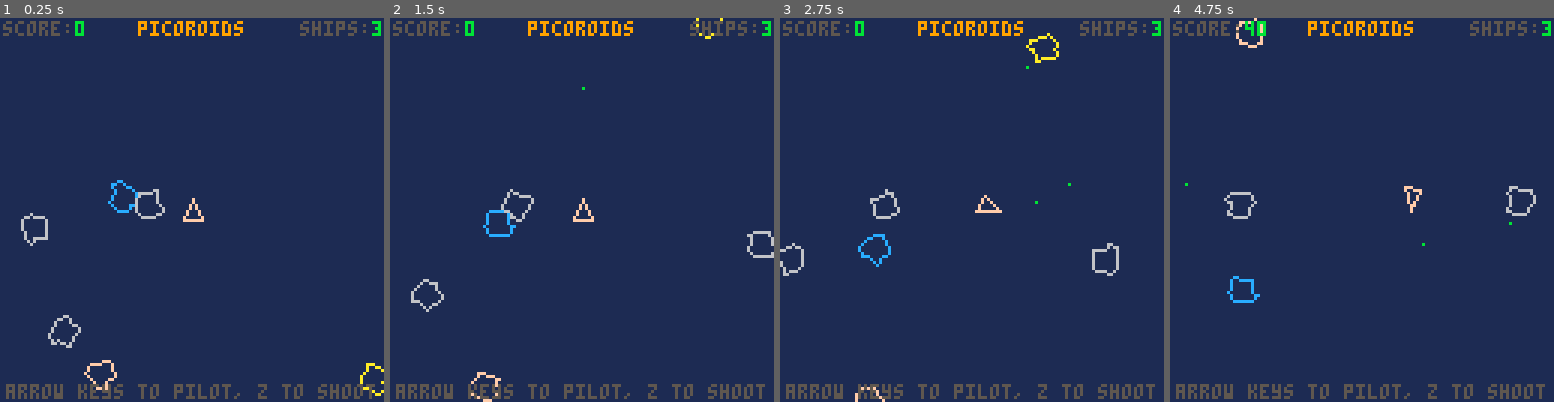
Above: before the commit, frames 1-4 (left to right).
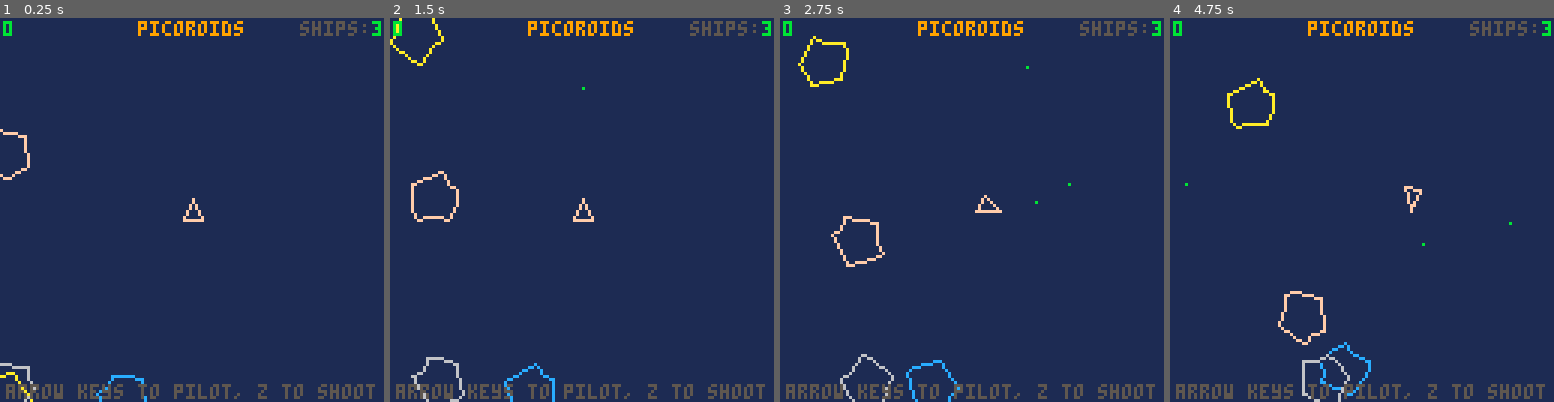
Above: after the commit, the same moments.

Repository: joltcountry/pico-8
Game: PICO-8 cartridge picoroids.p8
The game is run twice, just before and just after one commit, with the same random seed, the same clock (stepped at 60 frames per second) and the same inputs.
Inputs:
- Up to frame 1 (0.25 s): no input
- Up to frame 2 (1.5 s): tap O (Z key) at 0.7 s
- Up to frame 3 (2.75 s): hold Right 1.6-2.1 s; tap O (Z key) at 1.7, 2.1, 2.5 s; hold Up 2.15-2.42 s; hold Right from 2.47 s (still down)
- Up to frame 4 (4.75 s): tap O (Z key) every 0.4 s from 2.9 to 4.5 s; release Right at 3.03 s; hold Left 3.08-3.58 s; hold Right 4.02-4.68 s; hold Up from 4.73 s (still down)

The runs differ from the first frame. In frame 1, 1.8% of the frame differs, in the area x 0-100%, y 0-100%; in frame 2, 2.1%; in frame 3, 2.3%, in the area x 0-89%, y 0-100%; in frame 4, 2.2%.

Commit message:
It's a game!

Diff:
--- a/picoroids.p8
+++ b/picoroids.p8
@@ -4,21 +4,18 @@
 function _init()
 
  score = 0
- shipcount = 3
+ mans = 3
  friction = .98
- numroids = 6
+ level = 1
+ numroids = 4
  shottime = 40
-
- ship = {}
- ship.dir=270
- ship.x=64.5
- ship.y=64.5
- ship.xvel=0
- ship.yvel=0
- ship.turnspeed=5
- ship.thrustdiv=20
-
- init_roids(6)
+ dead = false
+ game_over = false
+ splosions = {}
+ levelwait = 0
+
+ init_roids()
+ init_ship()
 
  shots = {
   {
@@ -48,60 +45,115 @@
   end
  end
 
- drawvec(ship.x, ship.y, ship.dir,
-  shipvec, 15)
- if btn(2) then
-  sfx(0)
-  drawvec(ship.x, ship.y, ship.dir,
-  thrustvec, 10)
-  drawvec(ship.x, ship.y, ship.dir,
-  thrustvec2, 8)
- end
- print("score:", 1, 1, 5);
- print(score, 25, 1, 11)
+ if (not dead) then
+	 drawvec(ship.x, ship.y, ship.dir,
+	  shipvec, ship.clr)
+	 if btn(2) then
+	  sfx(0)
+	  drawvec(ship.x, ship.y, ship.dir,
+	  thrustvec, 10)
+	  drawvec(ship.x, ship.y, ship.dir,
+	  thrustvec2, 8)
+	 end
+
+ end
+
+ if (game_over) then
+  print ("game over", 45, 62, rnd(16))
+ end
+
+ foreach(splosions, draw_splosion)
+
+ print(score, 1, 1, 11)
  print("ships:", 100, 1, 5);
- print(shipcount, 124, 1, 11)
+ print(mans, 124, 1, 11)
  print("picoroids", 46, 1, 9)
  print("arrow keys to pilot, z to shoot", 2, 122, 5)
-end
+
+end
+
+function draw_splosion(s)
+ for i=1,#(s.particles) do
+  pset(
+   s.x + (cos(s.particles[i].dir/360) * s.particles[i].speed * s.time * s.mag),
+   s.y - (sin(s.particles[i].dir/360) * s.particles[i].speed * s.time * s.mag),
+   s.time < (s.maxtime / 2) and s.clr or rnd(16)
+  )
+ end
+ s.time += 1
+ if (s.time == s.maxtime) del(splosions, s)
+end
+
 
 function _update()
- if btn(2) then
-  ship.xvel+=cos(ship.dir/360)/ship.thrustdiv
-  ship.yvel-=sin(ship.dir/360)/ship.thrustdiv
- else
-  ship.xvel *= friction
-  ship.yvel *= friction
- end
- if btn(1) then
-  ship.dir = (ship.dir + ship.turnspeed)%360
- end
- if btn(0) then
-  ship.dir = (ship.dir - ship.turnspeed)%360
- end
-
- if btnp(4) then
-  for i=1,4 do
-   if shots[i].time == 0 then
-    sfx(1) -- shoot
-    shots[i].time = shottime
-    shots[i].x = ship.x + (cos(ship.dir/360)*5)
-    shots[i].y = ship.y - (sin(ship.dir/360)*5)
-    shots[i].xvel = (
-     ship.xvel +
-     cos(ship.dir/360)*1.5
-    )
-    shots[i].yvel = (
-     ship.yvel -
-     sin(ship.dir/360)*1.5
-    )
-    break
+
+ if (levelwait > 0) then
+  levelwait -= 1
+  if (levelwait == 0) init_roids()
+ end
+
+ foreach(roids, move)
+
+ if (not game_over and dead) then
+  if (deadwait > 0) then
+   deadwait -= 1
+  else
+   if is_safe() then
+    dead = false
+    init_ship()
    end
   end
  end
 
- move(ship)
- foreach(roids, move)
+ if (not dead) then
+	 if btn(2) then
+	  ship.xvel+=cos(ship.dir/360)/ship.thrustdiv
+	  ship.yvel-=sin(ship.dir/360)/ship.thrustdiv
+	 else
+	  ship.xvel *= friction
+	  ship.yvel *= friction
+	 end
+	 if btn(1) then
+	  ship.dir = (ship.dir + ship.turnspeed)%360
+	 end
+	 if btn(0) then
+	  ship.dir = (ship.dir - ship.turnspeed)%360
+	 end
+
+	 if btnp(4) then
+	  for i=1,4 do
+	   if shots[i].time == 0 then
+	    sfx(1) -- shoot
+	    shots[i].time = shottime
+	    shots[i].x = ship.x + (cos(ship.dir/360)*5)
+	    shots[i].y = ship.y - (sin(ship.dir/360)*5)
+	    shots[i].xvel = (
+	     ship.xvel +
+	     cos(ship.dir/360)*1.5
+	    )
+	    shots[i].yvel = (
+	     ship.yvel -
+	     sin(ship.dir/360)*1.5
+	    )
+	    break
+	   end
+	  end
+	 end
+
+	 move(ship)
+  dead = roidcollision(ship, roids)
+	 if (dead) then
+   add_splosion(ship.x, ship.y, 200, 1, ship.clr, 120)
+   sfx(2)
+	  mans -= 1
+	  if mans == 0 then
+		  game_over = true
+		 end
+		 deadwait=150
+	 end
+
+ end
+
  foreach(roids, spin)
 
  for i = 1,4 do
@@ -111,23 +163,88 @@
 
  foreach(shots, countdown)
 
+end
+
+function is_safe()
+ for i=1,#roids do
+  if (
+   78 > roids[i].x-roids[i].w and
+   50 < roids[i].x+roids[i].w and
+   78 > roids[i].y-roids[i].w and
+   50 < roids[i].y+roids[i].w
+  ) then
+   return false
+  end
+ end
+ return true
+end
+
+function roidcollision(o, t)
+ for i=1,#t do
+  if (
+   o.x + o.w > t[i].x-t[i].w and
+   o.x - o.w < t[i].x+t[i].w and
+   o.y + o.w > t[i].y-t[i].w and
+   o.y - o.w < t[i].y+t[i].w
+  ) then
+   kill_roid(t[i])
+   return true
+  end
+ end
+ return false
 end
 
 function shotcollision(shot, targets)
  for i=1,#targets do
   if (
    shot.time>0 and
-   shot.x > targets[i].x-targets[i].width and
-   shot.x < targets[i].x+targets[i].width and
-   shot.y > targets[i].y-targets[i].width and
-   shot.y < targets[i].y+targets[i].width
+   shot.x > targets[i].x-targets[i].w and
+   shot.x < targets[i].x+targets[i].w and
+   shot.y > targets[i].y-targets[i].w and
+   shot.y < targets[i].y+targets[i].w
   ) then
-   score += targets[i].score
    shot.time=0
-   del(targets, targets[i])
+   kill_roid(targets[i])
   end
  end
- if (#targets==0) init_roids(flr(rnd(10))+2)
+ if (#targets==0) then
+  if (levelwait == 0) then
+	  level += 1
+	  levelwait = 90
+	 end
+ end
+end
+
+function kill_roid(roid)
+ score += roid.score
+ add_splosion(roid.x, roid.y, 30, 1, roid.clr, 30)
+ sfx(2)
+ del(roids, roid)
+ if (roid.size > 1) then
+  add_roid(roid.size-1, roid.x, roid.y)
+  add_roid(roid.size-1, roid.x, roid.y)
+ end
+
+end
+
+function add_splosion(x, y, particles, mag, clr, maxtime)
+ splosion={}
+ splosion.x=x
+ splosion.y=y
+ splosion.time=5
+ splosion.mag=mag
+ splosion.clr=clr
+ splosion.maxtime=maxtime
+
+ splosion.particles={}
+
+ for i=1,particles do
+  particle={}
+  particle.dir=rnd(360)
+  particle.speed=rnd(1)
+  add(splosion.particles,particle)
+ end
+ add(splosions, splosion)
 end
 
 function countdown(obj)
@@ -172,7 +289,7 @@
  {0, 4}
 }
 
-roidvec = {
+medroidvec = {
  {0, 5},
  {30, 4},
  {70, 5},
@@ -187,6 +304,31 @@
  {0, 5}
 }
 
+smallroidvec = {
+ {30, 3},
+ {110, 2},
+ {140, 2},
+ {200, 2},
+ {240, 2},
+ {300, 3},
+ {320, 3},
+ {30, 3}
+}
+
+bigroidvec = {
+ {30, 8},
+ {110, 9},
+ {140, 7},
+ {160, 9},
+ {190, 8},
+ {230, 9},
+ {250, 7},
+ {280, 7},
+ {300, 9},
+ {320, 8},
+ {30, 8}
+}
+
 thrustvec = {
  {160, 4},
  {180, 6},
@@ -201,21 +343,77 @@
 -->8
 function init_roids(num)
  roids = {}
+ for i=1,level+3 do
+  side = flr(rnd(4))
+  if (side == 0) add_roid(3, rnd(128), 0)
+  if (side == 1) add_roid(3, 128, rnd(128))
+  if (side == 2) add_roid(3, rnd(128), 128)
+  if (side == 3) add_roid(3, 0, rnd(128))
+ end
+end
+
+function add_roids(size, num)
  for i=1,num do
-  roids[i] = {
-   vec = roidvec,
-   clr = flr(rnd(14))+2,
-   dir = rnd(360),
-	  x = rnd(128),
-	  y = rnd(128),
-	  xvel = rnd(1)-.5,
-	  yvel = rnd(1)-.5,
-	  turnspeed=rnd(6),
-	  turndir=flr(rnd(2)),
-	  width=5,
-	  score=20
-  }
- end
+	 x = rnd(128)
+	 y = rnd(128)
+  add_roid(size, x, y)
+ end
+end
+
+function add_roid(_size, _x, _y)
+
+ newroid = {
+  x = _x,
+  y = _y,
+  clr = flr(rnd(14))+2,
+  dir = rnd(360),
+	 turndir=flr(rnd(2)),
+	 size = _size
+ }
+
+ if (_size == 3) then
+  newroid.vec = bigroidvec
+	 newroid.w=6
+	 newroid.score=2
+	 newroid.xvel = rnd(1)-.5
+	 newroid.yvel = rnd(1)-.5
+	 newroid.turnspeed=rnd(5)
+	end
+
+ if (_size == 2) then
+  newroid.vec = medroidvec
+	 newroid.w=4
+	 newroid.score=5
+	 newroid.xvel = rnd(1.5)-.75
+	 newroid.yvel = rnd(1.5)-.75
+	 newroid.turnspeed=rnd(8)
+	end
+
+	if (_size == 1) then
+	 newroid.vec = smallroidvec
+	 newroid.w=2.5
+	 newroid.score=10
+	 newroid.xvel = rnd(2)-1
+	 newroid.yvel = rnd(2)-1
+	 newroid.turnspeed=rnd(10)
+	end
+
+	add(roids, newroid)
+
+end
+
+function init_ship()
+ ship = {
+	 dir=270,
+	 x=64.5,
+	 y=64.5,
+	 xvel=0,
+	 yvel=0,
+	 turnspeed=5,
+	 thrustdiv=20,
+	 clr=15,
+	 w=4
+ }
 end
 __gfx__
 00000000000000000000000000000000000000000000000000000000000000000000000000000000000000000000000000000000000000000000000000000000
Not shown, changed: the sound effects (__sfx__) section of picoroids.p8
Not shown, added: picoroids.html
Not shown, added: picoroids.js
